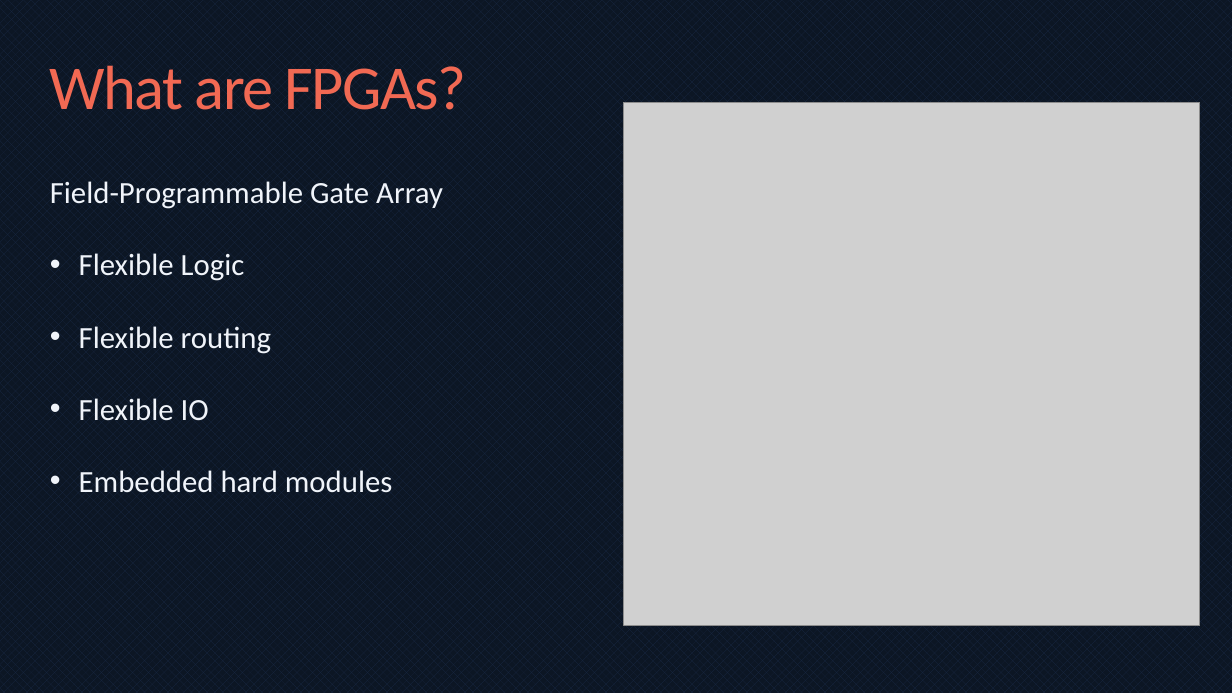
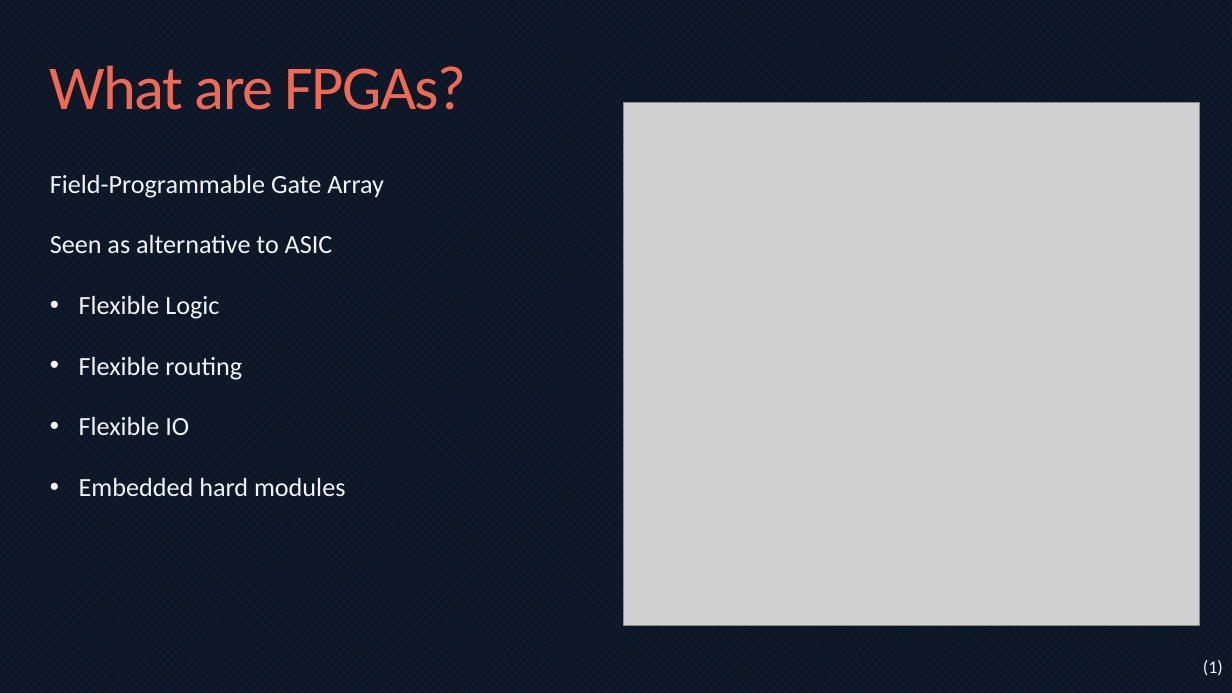
Before and after one commit to bmaximuml/CS351-Reports, a slide deck: slide 3 of Presentation/Network Switch Design on FPGAs.pptx. Drawn at 1232x693 pixels with LibreOffice and Linux fonts; fonts in the diff are those of the drawing; grey boxes stand for pictures. Boxes give left, top, right and bottom in pixels: in the first picture for what was removed or moved away, otherwise in the second. Text is boxed around its words. In the diff, an @@ line names an element or a change of style, - is before the commit and + after.

```diff
--- a/Presentation/Network Switch Design on FPGAs.pptx
+++ b/Presentation/Network Switch Design on FPGAs.pptx
@@ text at [50,174,384,497]: size 24 to 20.4 pt in "Field-Programmable Gate Array", "Flexible Logic", "Flexible routing", "Flexible IO" and 1 more places; line spacing 1.5 to 1.4 @@
@@ text at [50,235,333,254]: paragraph added @@
+Seen as alternative to ASIC
@@ text added at [1203,660,1223,676], 14 pt, text #F0F4FA @@
+(1)
```
Also in this commit, not shown: 9 other slides changed, 3 slides added, 1 slide removed, 1 other file.
